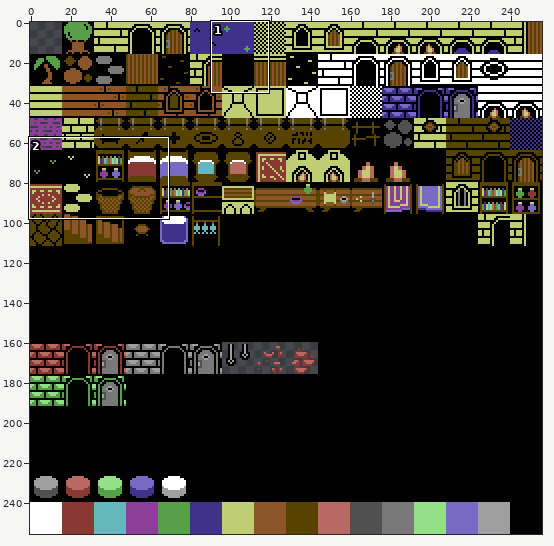
Pixel-art file -- Art/Tileset.aseprite. Above: a wide view before the commit, with the close-up outlined.
Close-up. The starting point:
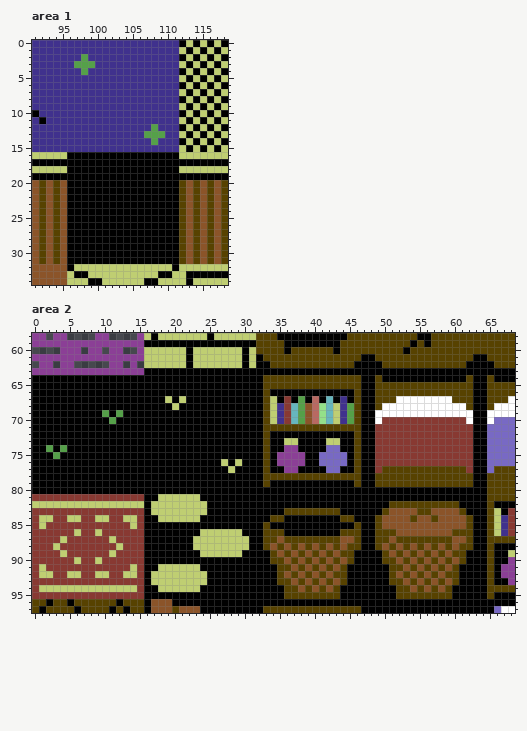
256x256 pixels, 1 frame. Shown: area 1: x 91..118, y 0..34; area 2: x 0..68, y 58..97. The commit also changed other parts of the picture, which this record leaves out.
Now the later version:
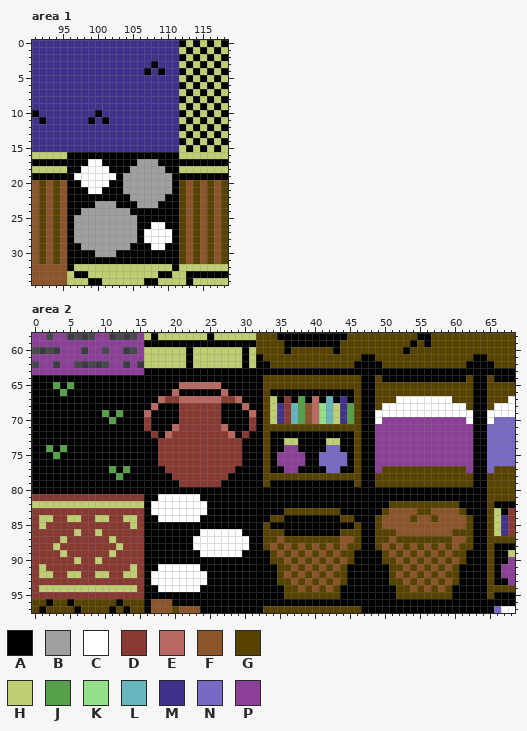
Palette (. is transparent): A #000000  B #9f9f9f  C #ffffff  D #883932  E #b86962  F #8b5429  G #574200  H #bfce72  J #55a049  K #94e089  L #67b6bd  M #40318d  N #7869c4  P #8b3f96
Change:
Area 1:
y 2: x 98 J -> M
y 3: x 97..99 JJJ -> MMM; x 108 M -> A
y 4: x 98 J -> M; x 107 M -> A; x 109 M -> A
y 10: x 100 M -> A
y 11: x 99 M -> A; x 101 M -> A
y 12: x 108 J -> M
y 13: x 107..109 JJJ -> MMM
y 14: x 108 J -> M
y 17: x 99..100 AA -> CC; x 106..108 AAA -> BBB
y 18: x 98..101 AAAA -> CCCC; x 105..109 AAAAA -> BBBBB
y 19: x 97..102 AAAAAA -> CCCCCC; x 104..110 AAAAAAA -> BBBBBBB
y 20: x 98..101 AAAA -> CCCC; x 104..110 AAAAAAA -> BBBBBBB
y 21: x 99..100 AA -> CC; x 104..110 AAAAAAA -> BBBBBBB
y 22: x 105..109 AAAAA -> BBBBB
y 23: x 100..102 AAA -> BBB; x 106..108 AAA -> BBB
y 24: x 98..104 AAAAAAA -> BBBBBBB
y 25: x 97..105 AAAAAAAAA -> BBBBBBBBB
y 26: x 97..105 AAAAAAAAA -> BBBBBBBBB; x 108..109 AA -> CC
y 27..28: x 97..105 AAAAAAAAA -> BBBBBBBBB; x 107..110 AAAA -> CCCC
y 29: x 98..104 AAAAAAA -> BBBBBBB; x 108..109 AA -> CC
y 30: x 100..102 AAA -> BBB
Area 2:
y 65: x 3 A -> J; x 5 A -> J; x 21..26 AAAAAA -> EEEEEE
y 66: x 4 A -> J; x 20 A -> E; x 27 A -> E
y 67: x 18..29 AHAHAAAAAAAA -> EDDEEEEEEDDE
y 68: x 17 A -> E; x 20..26 HAAAAAA -> ADDDDDD; x 30 A -> E
y 69: x 16 A -> E; x 21..26 AAAAAA -> DDDDDD; x 31 A -> E
y 70: x 16 A -> D; x 21..26 AAAAAA -> DDDDDD; x 31 A -> D; x 50..61 DDDDDDDDDDDD -> PPPPPPPPPPPP
y 71: x 16 A -> D; x 20..27 AAAAAAAA -> EDDDDDDE; x 31 A -> D; x 49..62 DDDDDDDDDDDDDD -> PPPPPPPPPPPPPP
y 72: x 17 A -> D; x 19..28 AAAAAAAAAA -> EDDDDDDDDE; x 30 A -> D; x 49..62 DDDDDDDDDDDDDD -> PPPPPPPPPPPPPP
y 73..75: x 18..29 AAAAAAAAAAAA -> DDDDDDDDDDDD; x 49..62 DDDDDDDDDDDDDD -> PPPPPPPPPPPPPP
y 76: x 18..29 AAAAAAAAAHAH -> DDDDDDDDDDDD; x 49..62 DDDDDDDDDDDDDD -> PPPPPPPPPPPPPP
y 77: x 11 A -> J; x 13 A -> J; x 19..28 AAAAAAAAAH -> DDDDDDDDDD; x 49 D -> P; x 62 D -> P
y 78: x 12 A -> J; x 20..27 AAAAAAAA -> DDDDDDDD
y 79: x 21..26 AAAAAA -> DDDDDD
y 81: x 18..23 HHHHHH -> CCCCCC
y 82..83: x 17..24 HHHHHHHH -> CCCCCCCC
y 84: x 18..23 HHHHHH -> CCCCCC
y 86: x 24..29 HHHHHH -> CCCCCC
y 87..88: x 23..30 HHHHHHHH -> CCCCCCCC
y 89: x 24..29 HHHHHH -> CCCCCC
y 91: x 18..23 HHHHHH -> CCCCCC
y 92..93: x 17..24 HHHHHHHH -> CCCCCCCC
y 94: x 18..23 HHHHHH -> CCCCCC
Changed places in both close-ups, as pixel boxes (x1, y1, x2, y2):
changed: (74, 54, 95, 75)
changed: (144, 61, 165, 75)
changed: (88, 110, 109, 124)
changed: (74, 124, 172, 257)
changed: (53, 382, 74, 396)
changed: (144, 382, 256, 592)
changed: (375, 417, 473, 473)
changed: (109, 466, 130, 480)
